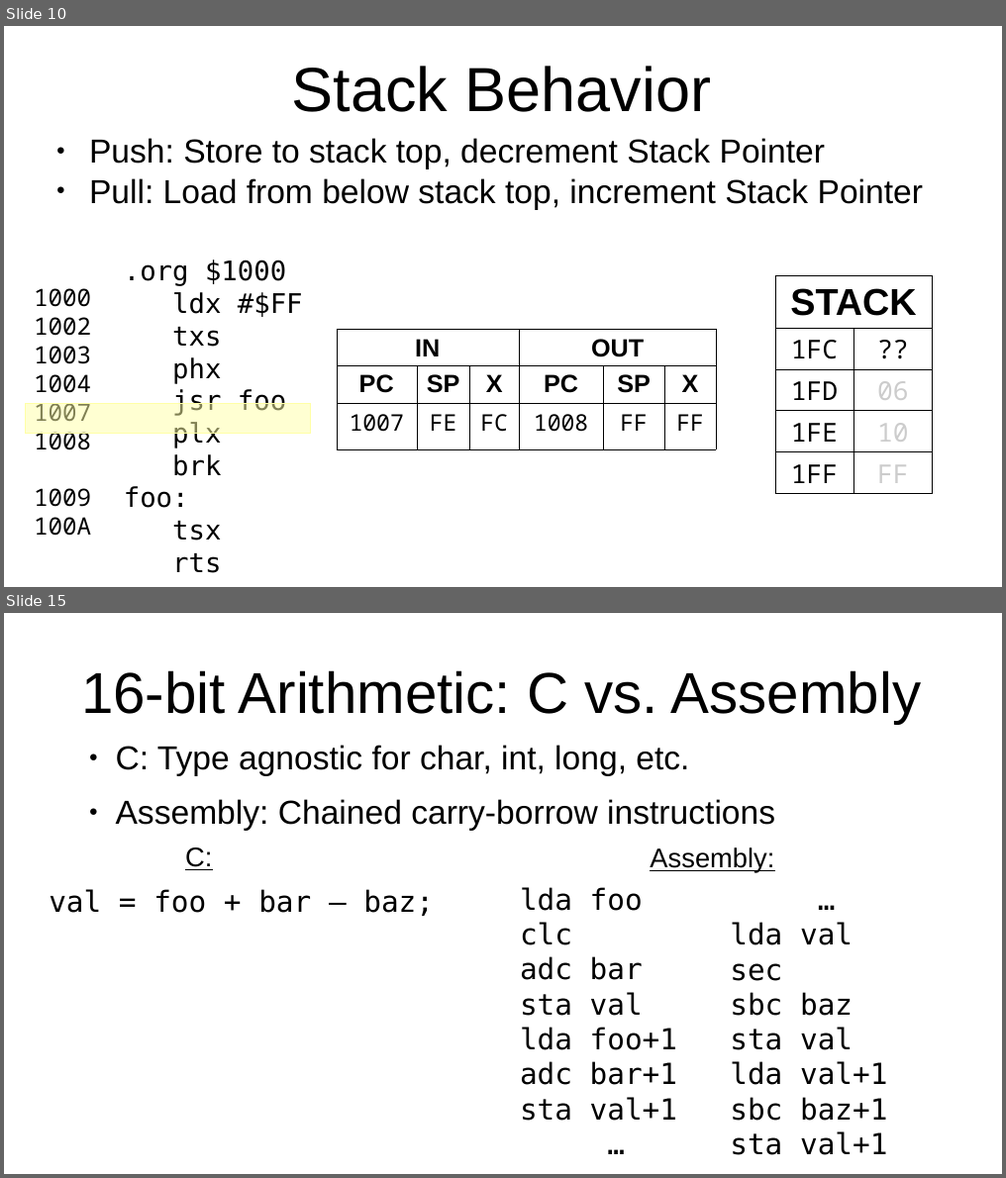
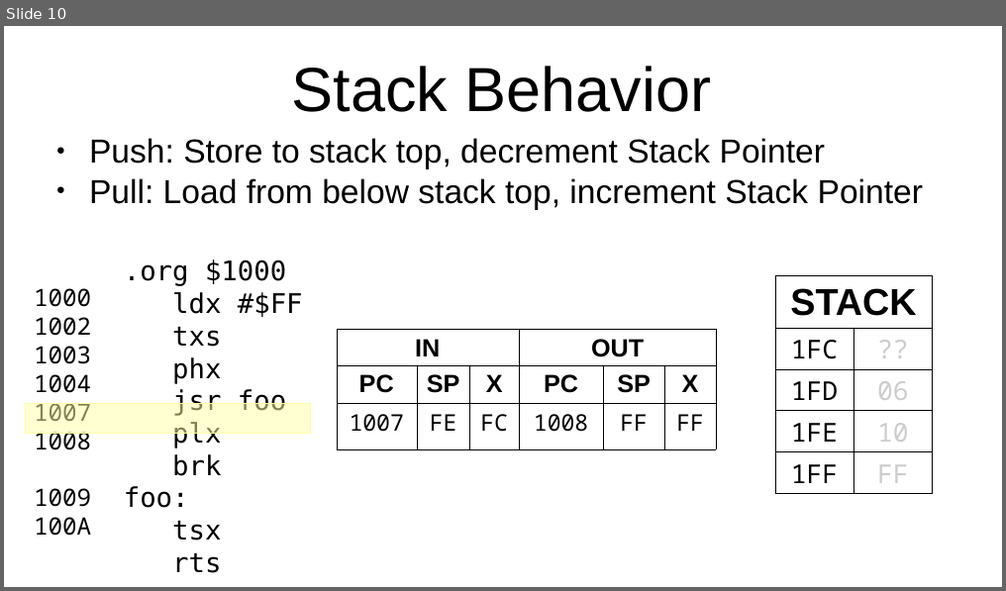
Before and after one commit to SlithyMatt/x16-assembly-tutorial, a slide deck: Lesson5/Lesson5.odp. Shown one above the other, each under a label of ours: slides 10 and 15 before the commit, slide 10 after it; the slides between them are not shown. The pictures are 1006x1178 and 1006x591 pixels, drawn with LibreOffice and Linux fonts; fonts in the diff are those of the drawing. Boxes give left, top, right and bottom in pixels: in the first picture for what was removed or moved away, otherwise in the second. Text is boxed around its words. In the diff, an @@ line names an element or a change of style, - is before the commit and + after.

```diff
--- a/Lesson5/Lesson5.odp
+++ b/Lesson5/Lesson5.odp
@@ slide 15 removed at box(4, 613, 1002, 1174), background #FFFFFF @@
@@ title removed at box(81, 670, 922, 724) @@
-16-bit Arithmetic: C vs. Assembly
@@ text removed at box(116, 745, 775, 831) @@
-● C: Type agnostic for char, int, long, etc.
-● Assembly: Chained carry-borrow instructions
@@ text removed at box(185, 848, 212, 870) @@
-C:
@@ text removed at box(649, 848, 774, 872) @@
-Assembly:
@@ text removed at box(49, 889, 434, 916) @@
-val = foo + bar – baz;
@@ text removed at box(520, 887, 677, 1121) @@
-lda foo
-clc
-adc bar
-sta val
-lda foo+1
-adc bar+1
-sta val+1
-…
@@ text removed at box(730, 922, 887, 1156) @@
-…
-lda val
-sec
-sbc baz
-sta val
-lda val+1
-sbc baz+1
-sta val+1
@@ slide 10 changed as well @@
@@ table at box(775, 275, 933, 491) @@
@@ text colour #000000 to #CCCCCC in "??" @@
```
Also in this commit, not shown: 9 other slides changed, 11 slides added, 14 other slides removed, 3 other files.
